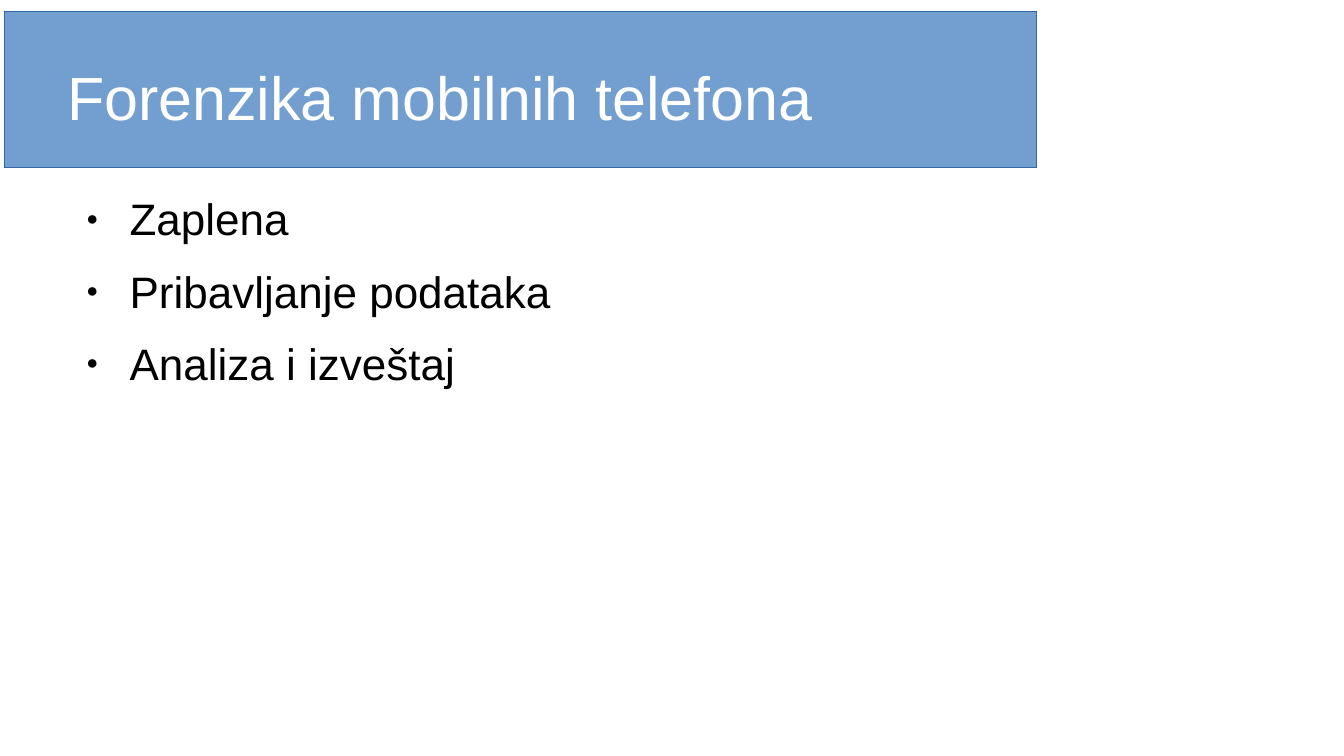
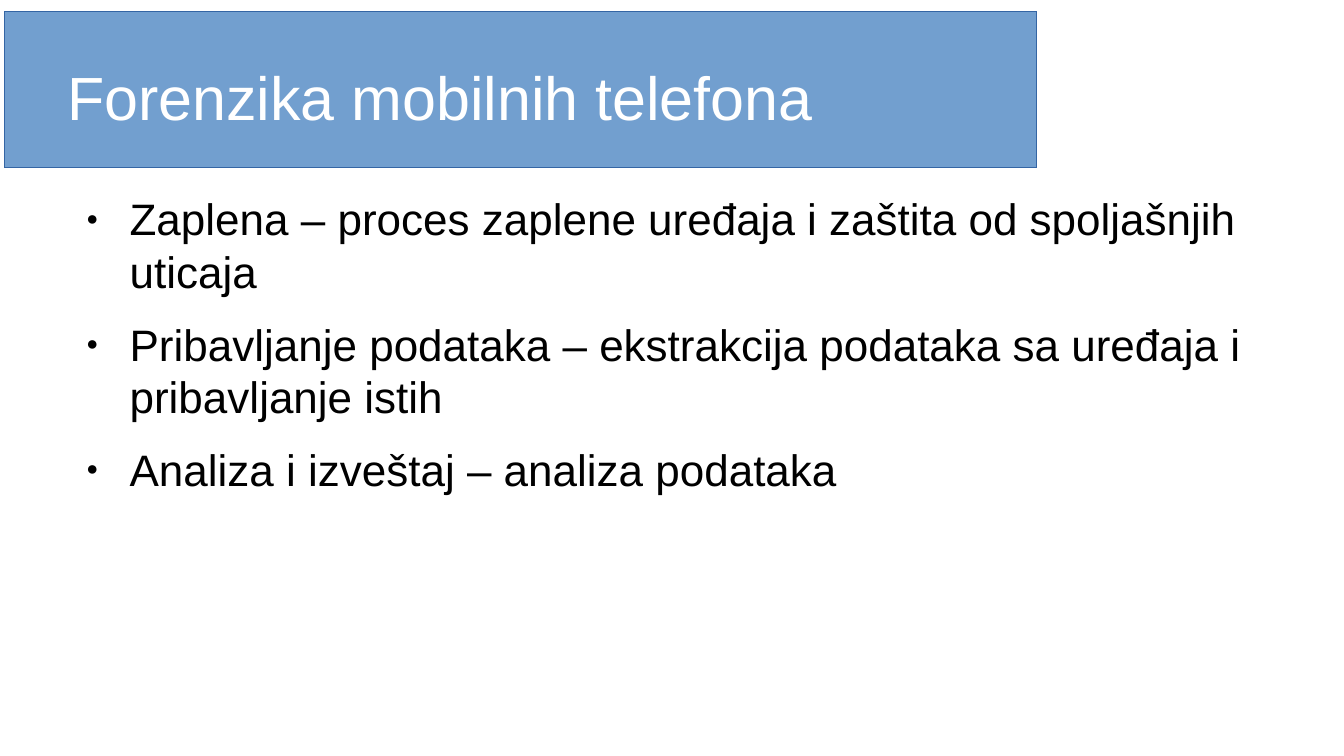
Before and after one commit to Natalija96/AdbTool, a slide deck: slide 3 of Seminarski i prezentacija/dfpreznetacija.ODP (slide 2 before the commit). Drawn at 1344x756 pixels with LibreOffice and Linux fonts; fonts in the diff are those of the drawing. Boxes give left, top, right and bottom in pixels: in the first picture for what was removed or moved away, otherwise in the second. Text is boxed around its words. In the diff, an @@ line names an element or a change of style, - is before the commit and + after.

```diff
--- a/Seminarski i prezentacija/dfpreznetacija.ODP
+++ b/Seminarski i prezentacija/dfpreznetacija.ODP
@@ text at [130,203,1240,494]: text changed @@
-● Zaplena
-● Pribavljanje podataka
-● Analiza i izveštaj
+● Zaplena – proces zaplene uređaja i zaštita od spoljašnjih uticaja
+● Pribavljanje podataka – ekstrakcija podataka sa uređaja i pribavljanje istih
+● Analiza i izveštaj – analiza podataka
```
Also in this commit, not shown: 4 other slides changed, 7 slides added, 1 slide removed, 2 other files.
